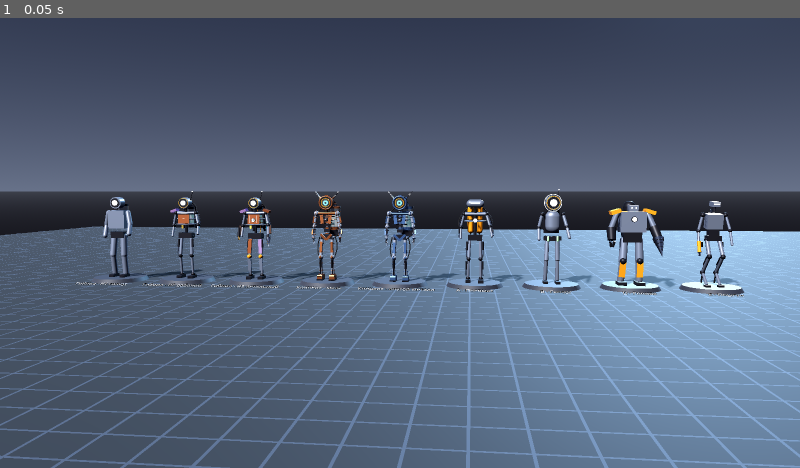
Above: before the commit, frame 1.
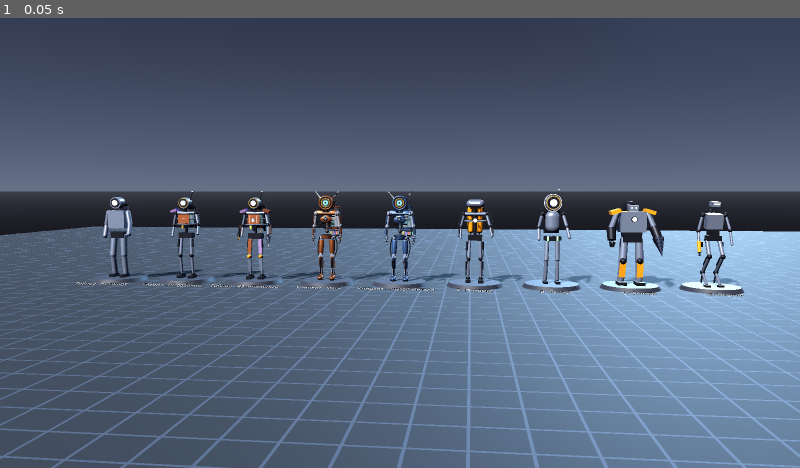
Above: after the commit, the same moment.

Repository: svagtozar/Pheuma
Game: Godot game, scene res://proto/robots.tscn
The game is run twice, just before and just after one commit, with the same random seed, the same clock (stepped at 60 frames per second) and the same inputs. This scene is started directly instead of the project's main scene.
Inputs:
- Up to frame 1 (0.05 s): no input

The runs differ from the first frame. In frame 1, 0.4% of the frame differs, in the area x 38-56%, y 39-59%.

Commit message:
Концепт без брусков: изогнутые накладки, точёные детали, кисти с фалангами
Новые детали shell (кусок трубы с выпуклостью), lathe (тело вращения
по профилю), ellipsoid, disc, hand. Позвонки — диски, грудь — выпуклый
щиток с шестернёй, таз — чаша с поясом и щитком, ботинки скруглённые,
кассета капсул на кольцах-обоймах. Пальцы из трёх фаланг, большой палец
из трёх. В витрине кадр hand:N.

Co-Authored-By: Claude Opus 5.5 <noreply@anthropic.com>
Claude-Session: https://claude.ai/code/session_01HTmYj27ymvfgn1njUTRNRx

Diff:
--- a/proto/robot_designs.gd
+++ b/proto/robot_designs.gd
@@ -477,6 +477,126 @@
 
 # ---------------------------------------------------------------- концепт-арт
 
+## Поверхность-сетка по параметрам u, v ∈ [0, 1]; лицевая сторона — du × dv.
+static func _surf(st: SurfaceTool, f: Callable, nu: int, nv: int, flip: bool = false) -> void:
+	for i in nu:
+		for j in nv:
+			var p00: Vector3 = f.call(float(i) / nu, float(j) / nv)
+			var p10: Vector3 = f.call(float(i + 1) / nu, float(j) / nv)
+			var p11: Vector3 = f.call(float(i + 1) / nu, float(j + 1) / nv)
+			var p01: Vector3 = f.call(float(i) / nu, float(j + 1) / nv)
+			if flip:
+				st.add_vertex(p00); st.add_vertex(p10); st.add_vertex(p11)
+				st.add_vertex(p00); st.add_vertex(p11); st.add_vertex(p01)
+			else:
+				st.add_vertex(p00); st.add_vertex(p11); st.add_vertex(p10)
+				st.add_vertex(p00); st.add_vertex(p01); st.add_vertex(p11)
+
+## Узел с мешем, у которого локальная Y идёт вдоль axis, Z — к face.
+static func _placed(p: Node3D, mesh: Mesh, c: Vector3, axis: Vector3, face: Vector3, m: String) -> MeshInstance3D:
+	var y := axis.normalized()
+	var z := (face - y * y.dot(face)).normalized()
+	var mi := MeshInstance3D.new()
+	mi.mesh = mesh
+	mi.material_override = mat(m)
+	mi.transform = Transform3D(Basis(y.cross(z), y, z), c)
+	p.add_child(mi)
+	return mi
+
+## Изогнутая накладка: кусок трубы (дуга arc радиан) вдоль a→b, обращённый к face,
+## с выпуклостью посередине и сужением к концу.
+static func shell(p: Node3D, a: Vector3, b: Vector3, r: float, arc: float, t: float, face: Vector3, m: String, taper: float = 1.0, bulge: float = 0.12) -> MeshInstance3D:
+	var l := a.distance_to(b)
+	var rad := func(v: float) -> float: return r * (1.0 + bulge * sin(PI * v)) * lerpf(1.0, taper, v)
+	var pt := func(th: float, v: float, dr: float) -> Vector3:
+		var rr: float = rad.call(v) + dr
+		return Vector3(sin(th) * rr, v * l, cos(th) * rr)
+	var st := SurfaceTool.new()
+	st.begin(Mesh.PRIMITIVE_TRIANGLES)
+	st.set_smooth_group(1)
+	_surf(st, func(u, v): return pt.call((u - 0.5) * arc, v, t), 12, 8)
+	st.set_smooth_group(2)
+	_surf(st, func(u, v): return pt.call((0.5 - u) * arc, v, 0.0), 12, 8)
+	st.set_smooth_group(0xFFFFFFFF)
+	_surf(st, func(u, v): return pt.call(arc / 2.0, v, t * (1.0 - u)), 1, 8)
+	_surf(st, func(u, v): return pt.call(-arc / 2.0, v, t * u), 1, 8)
+	_surf(st, func(u, v): return pt.call((u - 0.5) * arc, 0.0, t * v), 12, 1)
+	_surf(st, func(u, v): return pt.call((u - 0.5) * arc, 1.0, t * (1.0 - v)), 12, 1)
+	st.generate_normals()
+	return _placed(p, st.commit(), a, b - a, face, m)
+
+## Точёная деталь: профиль (радиус, высота) снизу вверх, вращённый вокруг axis.
+static func lathe(p: Node3D, c: Vector3, axis: Vector3, profile: Array, m: String, seg: int = 20, face := Vector3.BACK) -> MeshInstance3D:
+	var st := SurfaceTool.new()
+	st.begin(Mesh.PRIMITIVE_TRIANGLES)
+	var np := profile.size() - 1
+	for j in np:
+		st.set_smooth_group(1)
+		var q0: Vector2 = profile[j]
+		var q1: Vector2 = profile[j + 1]
+		_surf(st, func(u, v):
+			var q := q0.lerp(q1, v)
+			return Vector3(sin(u * TAU) * q.x, q.y, cos(u * TAU) * q.x), seg, 1)
+	st.generate_normals()
+	if abs(axis.normalized().dot(face.normalized())) > 0.95:
+		face = Vector3.UP if abs(axis.normalized().y) < 0.95 else Vector3.BACK
+	return _placed(p, st.commit(), c, axis, face, m)
+
+## Сплюснутый шар с полуосями-векторами ax, ay, az.
+static func ellipsoid(p: Node3D, c: Vector3, ax: Vector3, ay: Vector3, az: Vector3, m: String) -> MeshInstance3D:
+	var sm := SphereMesh.new()
+	sm.radius = 1.0
+	sm.height = 2.0
+	sm.radial_segments = 18
+	sm.rings = 9
+	var mi := MeshInstance3D.new()
+	mi.mesh = sm
+	mi.material_override = mat(m)
+	mi.transform = Transform3D(Basis(ax, ay, az), c)
+	p.add_child(mi)
+	return mi
+
+## Диск со скруглённым краем (позвонок, гофра).
+static func disc(p: Node3D, c: Vector3, axis: Vector3, r: float, h: float, m: String) -> MeshInstance3D:
+	return lathe(p, c, axis, [Vector2(0, -h / 2), Vector2(r * 0.8, -h / 2), Vector2(r, -h / 4), Vector2(r, h / 4), Vector2(r * 0.8, h / 2), Vector2(0, h / 2)], m, 16)
+
+## Кисть с фалангами: ладонь, четыре пальца по три фаланги и большой палец.
+## dn — вниз вдоль кисти, side — к ладонной стороне.
+static func hand(p: Node3D, wrist: Vector3, dn: Vector3, side: Vector3, hull: String) -> void:
+	dn = dn.normalized()
+	side = (side - dn * dn.dot(side)).normalized()
+	var fw := dn.cross(side).normalized()
+	if fw.z < 0.0:
+		fw = -fw
+	var pc := wrist + dn * 0.04
+	ellipsoid(p, pc, side * 0.016, dn * 0.036, fw * 0.03, "dark")
+	ellipsoid(p, pc - side * 0.009 + dn * 0.004, side * 0.009, dn * 0.03, fw * 0.03, hull)
+	var lens := [0.85, 1.0, 0.95, 0.78]
+	for i in 4:
+		var k: float = lens[i]
+		var q := pc + dn * 0.032 + fw * (-0.024 + i * 0.016)
+		ball(p, q, 0.0085, "dark")
+		var spread := fw * (i - 1.5) * 0.06
+		var curl := 0.25
+		for sl in [0.026, 0.019, 0.015]:
+			var d := (dn * cos(curl) + side * sin(curl) + spread).normalized()
+			var q2: Vector3 = q + d * sl * k
+			rod(p, q, q2, 0.0062, "steel")
+			ball(p, q2, 0.0072, "dark")
+			q = q2
+			curl += 0.3
+	# Большой палец: отходит вперёд и к ладони.
+	var tq := pc + fw * 0.026 - dn * 0.012 + side * 0.006
+	ball(p, tq, 0.009, "dark")
+	var tc := 0.2
+	for sl in [0.024, 0.018, 0.014]:
+		var d := (dn * 0.7 + fw * 0.45 * cos(tc) + side * (0.3 + sin(tc))).normalized()
+		var t2: Vector3 = tq + d * sl
+		rod(p, tq, t2, 0.0068, "steel")
+		ball(p, t2, 0.0076, "dark")
+		tq = t2
+		tc += 0.35
+
 ## Точка крепления для игры: модуль, пластина, уровень газа.
 static func _socket(n: Node3D, sname: String, pos: Vector3) -> void:
 	var m := Marker3D.new()
@@ -547,7 +667,6 @@
 	rod(n, hc + Vector3(0, 0, 0.088), hc + Vector3(0, 0, 0.097), 0.056, "iris")
 	rod(n, hc + Vector3(0, 0, 0.097), hc + Vector3(0, 0, 0.101), 0.022, "dark")
 	ball(n, hc + Vector3(0, 0, 0.09), 0.084, "glass").scale = Vector3(1, 1, 0.3)
-	box(n, hc + Vector3(0, 0.15, -0.04), Vector3(0.07, 0.03, 0.08), hull)
 	for sg in [-1.0, 1.0]:
 		_ear(n, hc + Vector3(sg * 0.125, 0.085, -0.03), sg, hull)
 	# --- Шея.
@@ -557,22 +676,35 @@
 		hose(n, Vector3(sg * 0.05, 1.4, -0.05), Vector3(sg * 0.07, 1.48, -0.08), hc + Vector3(sg * 0.06, -0.2, -0.08), hc + Vector3(sg * 0.05, -0.13, -0.06), 0.01, "rubber", 6)
 	# --- Позвоночник: хромированный стержень и позвонки.
 	rod(n, s.pelvis + Vector3(0, 0, -0.03), Vector3(0, 1.45, -0.03), 0.018, "steel")
-	for k in 8:
-		var y := 1.0 + k * 0.064
-		box(n, Vector3(0, y, -0.03 - sin(k * 0.4) * 0.012), Vector3(0.075 - k * 0.002, 0.04, 0.065), hull if k % 2 == 0 else "dark")
+	for k in 15:
+		var y := 1.0 + k * 0.032
+		var wide := k % 2 == 0
+		disc(n, Vector3(0, y, -0.03 - sin(k * 0.2) * 0.012), Vector3.UP, (0.036 if wide else 0.027) - k * 0.0006, 0.022 if wide else 0.014, hull if wide else "dark")
 	# Грудная клетка: рёбра, грудные пластины, механизм в центре.
 	for k in 3:
 		ring(n, Vector3(0, 1.22 + k * 0.08, 0.0), Vector3.UP, 0.125 + k * 0.005, 0.138 + k * 0.005, "dark").scale = Vector3(1.25, 1, 0.8)
+	# Выпуклый грудной щиток — кусок сферы, в центре механизм-шестерня.
+	var dome := []
+	for k in 7:
+		var al := 0.62 * (1.0 - k / 6.0)
+		dome.append(Vector2(0.17 * sin(al), 0.17 * cos(al) - 0.17 * cos(0.62)))
+	dome.push_front(Vector2(0, 0))
+	lathe(n, Vector3(0, 1.33, 0.09), Vector3.BACK, dome, hull).scale = Vector3(1.3, 0.8, 0.85)   # ширина, глубина, высота
+	ring(n, Vector3(0, 1.33, 0.125), Vector3(0, 0, 1), 0.026, 0.044, "dark")
+	for k in 8:
+		var ga := k * TAU / 8.0
+		box(n, Vector3(cos(ga) * 0.047, 1.33 + sin(ga) * 0.047, 0.125), Vector3(0.012, 0.012, 0.012), "dark", Vector3(0, 0, ga))
+	ball(n, Vector3(0, 1.33, 0.13), 0.022, "steel")
 	for sg in [-1.0, 1.0]:
-		plate(n, Vector3(sg * 0.075, 1.23, 0.105), Vector3(sg * 0.1, 1.42, 0.09), 0.07, 0.016, Vector3.ZERO, hull)
-	ring(n, Vector3(0, 1.32, 0.105), Vector3(0, 0, 1), 0.028, 0.048, "dark")
-	ball(n, Vector3(0, 1.32, 0.11), 0.024, "steel")
+		shell(n, Vector3(sg * 0.2, 1.47, 0.0), Vector3(sg * 0.07, 1.46, 0.02), 0.045, 2.4, 0.012, Vector3(0, 1, 0.3), hull, 0.9)
 	rod(n, s.sh_l, s.sh_r, 0.03, hull)
-	box(n, Vector3(0, 1.08, -0.01), Vector3(0.12, 0.07, 0.08), "dark")
-	# Таз и V-щиток.
-	box(n, s.pelvis, Vector3(0.26, 0.1, 0.15), "dark")
-	for sg in [-1.0, 1.0]:
-		plate(n, Vector3(sg * 0.12, 1.0, 0.085), Vector3(0, 0.88, 0.085), 0.05, 0.018, Vector3.ZERO, hull)
+	# Поясница — гофра.
+	for k in 4:
+		disc(n, Vector3(0, 1.05 + k * 0.022, -0.01), Vector3.UP, 0.05 - abs(k - 1.5) * 0.006, 0.016, "dark" if k % 2 else "rubber")
+	# Таз — чаша с поясом, спереди изогнутый щиток.
+	lathe(n, s.pelvis, Vector3.UP, [Vector2(0, -0.06), Vector2(0.06, -0.058), Vector2(0.1, -0.035), Vector2(0.118, 0.0), Vector2(0.12, 0.03), Vector2(0.1, 0.045), Vector2(0, 0.05)], "dark").scale = Vector3(1.15, 1.0, 0.8)
+	ring(n, s.pelvis + Vector3(0, 0.025, 0), Vector3.UP, 0.13, 0.143, hull).scale = Vector3(1.05, 1.0, 0.78)
+	shell(n, s.pelvis + Vector3(0, -0.05, 0), s.pelvis + Vector3(0, 0.02, 0), 0.105, 2.0, 0.012, Vector3.BACK, hull, 1.08, 0.0)
 	# --- Конечности: хромированные кости, шары с бандажами, пластины корпуса.
 	for side in ["l", "r"]:
 		var sg: float = -1.0 if side == "l" else 1.0
@@ -591,35 +723,31 @@
 			var jr: float = j[1]
 			ball(n, jp, jr, "steel")
 			ring(n, jp, Vector3(1, 0, 0), jr * 0.85, jr * 1.08, hull)
-		# Бандажи и пластины.
-		for bone in [[sh, el, 0.034], [el, ha, 0.03], [hi, kn, 0.041], [kn, an, 0.036]]:
+		# Изогнутые накладки корпуса и бандажи на открытых костях.
+		shell(n, sh.lerp(el, 0.18), sh.lerp(el, 0.82), 0.042, 2.6, 0.01, Vector3(sg, 0, -0.2), hull, 0.85)
+		shell(n, el.lerp(ha, 0.2), el.lerp(ha, 0.72), 0.038, 2.3, 0.009, Vector3(sg, 0, 0.3), hull, 0.8)
+		shell(n, hi.lerp(kn, 0.12), hi.lerp(kn, 0.8), 0.05, 2.9, 0.011, Vector3(sg * 0.25, 0, 1), hull, 0.8)
+		shell(n, kn.lerp(an, 0.15), kn.lerp(an, 0.6), 0.044, 2.2, 0.009, Vector3(0, 0, -1), hull, 0.75, 0.2)
+		for bone in [[el, ha, 0.03, 0.85], [kn, an, 0.036, 0.78]]:
 			var a: Vector3 = bone[0]
 			var b: Vector3 = bone[1]
 			var r: float = bone[2]
-			for t in [0.3, 0.7]:
-				ring(n, a.lerp(b, t), (b - a).normalized(), r, r + 0.012, hull)
-		plate(n, sh.lerp(el, 0.25), sh.lerp(el, 0.75), 0.045, 0.016, Vector3(sg * 0.035, 0, 0), hull)
-		plate(n, el.lerp(ha, 0.25), el.lerp(ha, 0.7), 0.042, 0.016, Vector3(sg * 0.03, 0, 0.005), hull)
-		plate(n, hi.lerp(kn, 0.2), hi.lerp(kn, 0.75), 0.05, 0.016, Vector3(0, 0, 0.045), hull)
+			ring(n, a.lerp(b, bone[3]), (b - a).normalized(), r, r + 0.012, hull)
 		ball(n, kn + Vector3(0, 0, 0.05), 0.03, hull)
 		piston(n, kn, an, Vector3(0, 0, 0.055), 0.022)
 		piston(n, el, ha, Vector3(0, 0, 0.04), 0.016)
 		# Кисть: ладонь и пальцы.
 		ring(n, ha, (ha - el).normalized(), 0.026, 0.038, hull)
-		var pc := ha + Vector3(0, -0.05, 0)
-		box(n, pc, Vector3(0.025, 0.07, 0.055), "dark")
-		for f in 3:
-			var fz := -0.018 + f * 0.018
-			rod(n, pc + Vector3(0, -0.03, fz), pc + Vector3(sg * -0.012, -0.09, fz + 0.01), 0.007, "steel")
-		rod(n, pc + Vector3(sg * -0.01, 0.0, 0.03), pc + Vector3(sg * -0.03, -0.04, 0.05), 0.008, "steel")
+		hand(n, ha, (ha - el).normalized() + Vector3(0, -0.6, 0), Vector3(-sg, 0, 0), hull)
 		# Шланг по ноге: от таза к колену снаружи.
 		hose(n, hi + Vector3(sg * 0.06, 0.02, -0.05), hi + Vector3(sg * 0.12, -0.15, -0.08), kn + Vector3(sg * 0.1, 0.15, -0.06), kn + Vector3(sg * 0.05, 0.02, -0.03), 0.011, "rubber", 8)
 		# Ботинок.
-		var bc := Vector3(an.x, 0.065, an.z + 0.045)
-		box(n, bc, Vector3(0.12, 0.08, 0.24), hull)
-		box(n, Vector3(an.x, 0.015, an.z + 0.045), Vector3(0.13, 0.03, 0.26), "dark")
-		box(n, bc + Vector3(0, 0.03, 0.09), Vector3(0.115, 0.03, 0.08), hull, Vector3(-0.35, 0, 0))
-		box(n, bc + Vector3(0, 0.0, -0.1), Vector3(0.1, 0.1, 0.05), "dark")
+		var bz := an.z + 0.05
+		ellipsoid(n, Vector3(an.x, 0.02, bz), Vector3(0.068, 0, 0), Vector3(0, 0.022, 0), Vector3(0, 0, 0.14), "dark")
+		ellipsoid(n, Vector3(an.x, 0.06, bz - 0.01), Vector3(0.06, 0, 0), Vector3(0, 0.05, 0), Vector3(0, 0, 0.11), hull)
+		ellipsoid(n, Vector3(an.x, 0.05, bz + 0.075), Vector3(0.063, 0, 0), Vector3(0, 0.042, 0), Vector3(0, 0, 0.06), hull)
+		ring(n, Vector3(an.x, 0.055, bz + 0.05), Vector3(0, 0.3, 1), 0.052, 0.06, "dark")
+		rod(n, Vector3(an.x, 0.005, bz - 0.08), Vector3(an.x, 0.085, bz - 0.08), 0.045, "dark")
 		ring(n, Vector3(an.x, 0.12, an.z), Vector3.UP, 0.045, 0.062, hull)
 	# --- Колба за правым плечом на ремнях, крышки из корпуса.
 	var fb := Vector3(0.14, 1.1, -0.22)
@@ -636,14 +764,15 @@
 		rod(n, Vector3(0.02, y, -0.06), Vector3(0.12, y, -0.2), 0.012, hull)
 	# Кассета капсул под колбой.
 	var pc2 := Vector3(0.14, 1.02, -0.22)
-	box(n, pc2 + Vector3(0, 0.068, 0), Vector3(0.25, 0.014, 0.08), hull)
-	box(n, pc2 + Vector3(0, -0.068, 0), Vector3(0.25, 0.014, 0.08), hull)
-	box(n, pc2 + Vector3(0, 0, 0.035), Vector3(0.25, 0.13, 0.01), "dark")
+	for y in [0.052, -0.052]:
+		caps(n, pc2 + Vector3(-0.115, y, 0.02), pc2 + Vector3(0.115, y, 0.02), 0.011, "dark")
 	var pods := ["#e8c547", "#9b5de5", "#e05a4a", "#5ad17a"]
 	for i in pods.size():
 		var c := pc2 + Vector3(-0.09 + i * 0.06, 0, -0.005)
 		caps(n, c + Vector3(0, -0.035, 0), c + Vector3(0, 0.035, 0), 0.026, "glass")
 		caps(n, c + Vector3(0, -0.03, 0), c + Vector3(0, 0.02, 0), 0.02, "pod:" + pods[i])
+		for y in [0.052, -0.052]:
+			ring(n, c + Vector3(0, y, 0), Vector3.UP, 0.026, 0.034, hull)
 	# Шланги от колбы: к затылку, к обоим плечам, к правому бедру.
 	var top := fb + Vector3(0, fh + 0.045, 0)
 	hose(n, top, top + Vector3(0, 0.12, 0), hc + Vector3(0.05, -0.02, -0.24), hc + Vector3(0.02, -0.06, -0.12), 0.012)
--- a/proto/robots.gd
+++ b/proto/robots.gd
@@ -1,6 +1,6 @@
 extends Node3D
 ## Витрина вариантов робота (к игре не подключена).
-##   godot --path . res://proto/robots.tscn -- --shot=front|back|top|close:N|closeback:N|head:N --screenshot=путь.png
+##   godot --path . res://proto/robots.tscn -- --shot=front|back|top|close:N|closeback:N|head:N|hand:N --screenshot=путь.png
 
 var shot := "front"
 var shot_path := ""
@@ -104,6 +104,11 @@
 		cam.position = Vector3(x + (-1.5 if back else 1.5), 1.35, -3.3 if back else 3.3)
 		cam.look_at(Vector3(x, 0.92, 0))
 		cam.fov = 36.0
+	if shot.begins_with("hand:"):
+		var kx := (int(shot.substr(5)) - (n - 1) / 2.0) * GAP
+		cam.position = Vector3(kx + 0.75, 1.0, 0.5)
+		cam.look_at(Vector3(kx + 0.3, 0.88, 0.08))
+		cam.fov = 30.0
 	if shot.begins_with("head:"):
 		var hx := (int(shot.substr(5)) - (n - 1) / 2.0) * GAP
 		cam.position = Vector3(hx + 0.35, 1.85, 1.0)
Not shown, changed: README.md
